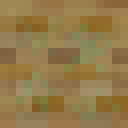
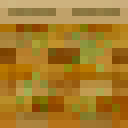
Two versions of the same layered image (w=128, h=128). Layer-by-layer changes:
renamed "CAVE-TEMPLE_BACKGROUND.png" to "floor", moved it above "CAVE-TEMPLE_BACKGROUND.png #1", painted on it over [0, 0, 128, 128]
painted on "CAVE-TEMPLE_BACKGROUND.png #1" over [0, 0, 128, 128]
